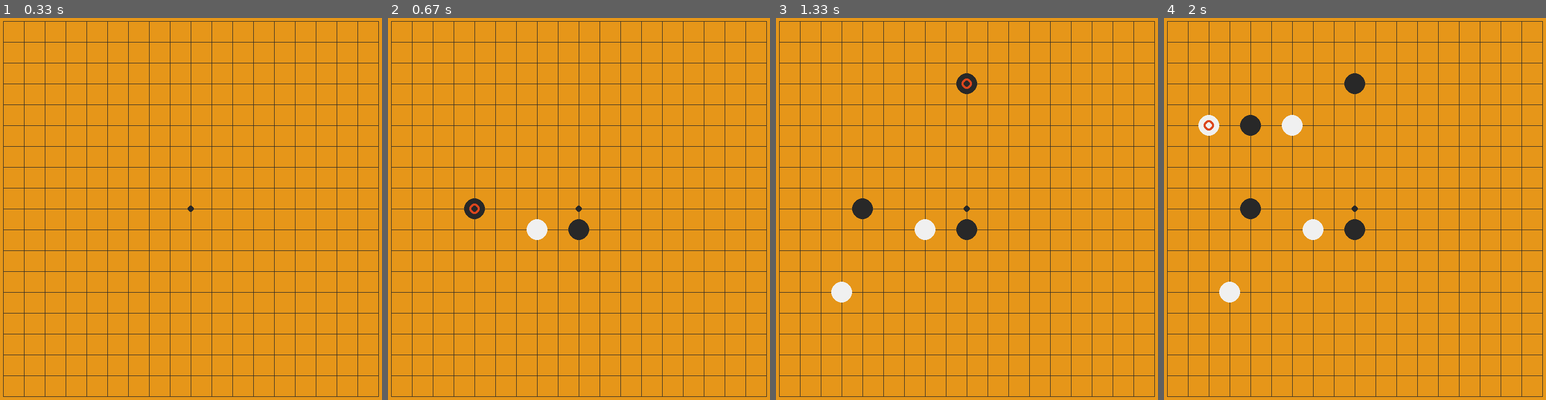
Above: before the commit, frames 1-4 (left to right).
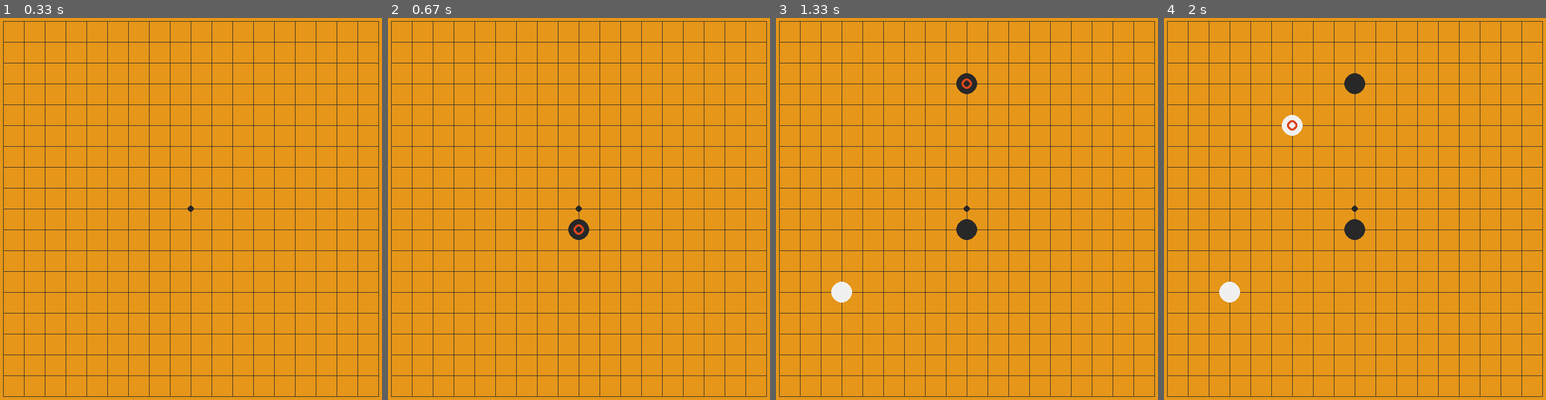
Above: after the commit, the same moments.

Repository: BLSchaf/small__projects
Game: pygame game, started from go_board_class.py
Two runs of this game, one before a commit and one after it. Both use one fixed random seed, a clock stepped at 60 frames per second and the inputs below.
Inputs (mouse positions are in pixels of both pictures, inside the frame that each line leads up to):
- Up to frame 1 (0.33 s): no input
- Up to frame 2 (0.67 s): press the mouse at (579, 235) at 0.37 s; move the mouse to (533, 224) at 0.47 s; release the mouse at (483, 212) at 0.6 s
- Up to frame 3 (1.33 s): click (844, 300) at 0.72 s; click (974, 75) at 1.05 s
- Up to frame 4 (2 s): right-click (1297, 128) at 1.38 s; press the mouse at (1297, 128) at 1.7 s; move the mouse to (1251, 124) at 1.8 s; release the mouse at (1206, 121) at 1.93 s

Frame 1 is identical in both runs. In frame 2, 0.5% of the frame differs, in the area x 19-52%, y 47-59%; in frame 3, 0.4%; in frame 4, 0.9%, in the area x 9-42%, y 25-59%.

Commit message:
scroll through moves

Diff:
--- a/go_board_class.py
+++ b/go_board_class.py
@@ -70,6 +70,8 @@
         pygame.draw.circle(WINDOW, self.color, self.center, RADIUS//3)
 
 
+
+
 class Board():
     def __init__(self):
         self.position = {}
@@ -107,9 +109,9 @@
     # board or node method? -> kinda node
     def update_board(self, node):
         for neighbour in node.neighbours:
-            # suicide without enemy neighbours -> check first for enemy groups, then for self.group
             if node.color != neighbour.color and neighbour.color != None:
                 neighbour.group = neighbour.get_group([])
+
                 if not neighbour.has_liberty():
                     for stone in neighbour.group:
                         self.remove_stone(stone)
@@ -121,9 +123,7 @@
                 self.remove_stone(stone)
 
 
-
-
-    def draw(self, last_stone):
+    def draw(self, moves):
         WINDOW.fill(ORANGE)
         for row in range(ROWS):
             pygame.draw.line(WINDOW,
@@ -137,6 +137,7 @@
                              (col*NODE_WIDTH + RADIUS, 0 + RADIUS),
                              (col*NODE_WIDTH + RADIUS, NODE_WIDTH*ROWS - RADIUS))
 
+        #tengen
         pygame.draw.circle(WINDOW,
                            BLACK,
                            (ROWS//2*NODE_WIDTH + RADIUS, ROWS//2*NODE_WIDTH + RADIUS),
@@ -145,8 +146,9 @@
         for node in self.position.values():
             node.draw()
 
-        if last_stone:
-            last_stone.draw_last_move()
+        if len(moves) > 0:
+            #print(moves[-1].color)
+            moves[-1].draw_last_move()
 
         pygame.display.update()
 
@@ -154,43 +156,48 @@
 
 def main():
     board = Board()
-##    for node in self.position.values():
-##            node.update_neighbours(self)
 
     turn = 'black'
-    last_stone = None
     run = True
+    moves = []
+    moves_cache = []
 
     while run:
-        board.draw(last_stone)
+        board.draw(moves)
 
         for event in pygame.event.get():
             if event.type == pygame.QUIT:
                 run = False
 
-            if pygame.mouse.get_pressed()[0]:
+            if event.type == pygame.MOUSEBUTTONDOWN:
                 pos = pygame.mouse.get_pos()
                 node = board.get_clicked_node(pos)
-                last_stone = node
-
-                if node.color == None:
-                    board.place_stone(node, turn)
-                    turn = 'black' if turn == 'white' else 'white'
-                    board.update_board(node)
-
-            elif pygame.mouse.get_pressed()[1]:
-                #remove last move, not any move clicked on
-                pos = pygame.mouse.get_pos() # redundant
-                node = board.get_clicked_node(pos)
-                print(node)
-                print(node.group, node.has_liberty())
-
-            elif pygame.mouse.get_pressed()[2]:
-                #remove last move, not any move clicked on
-                pos = pygame.mouse.get_pos() # redundant
-                node = board.get_clicked_node(pos)
-                if node.color != None:
-                    board.remove_stone(node)
+                if event.button == 1:
+                    if node.color == None:
+                        board.place_stone(node, turn)
+                        moves.append(node)
+                        turn = 'black' if turn == 'white' else 'white'
+                        board.update_board(node)
+
+                elif event.button == 3:
+                    print(node)
+                    print(node.group, node.has_liberty())
+
+                elif event.button == 4: # scroll up
+                    if len(moves_cache) > 0:
+                        next_move = moves_cache.pop()
+                        moves.append(next_move)
+                        board.place_stone(next_move, turn)
+                        turn = 'black' if turn == 'white' else 'white'
+
+                elif event.button == 5: # scroll down
+                    # *** bring back dead stones ***
+                    if len(moves) > 0:
+                        last_move = moves.pop()
+                        board.remove_stone(last_move)
+                        moves_cache.append(last_move)
+                        turn = 'black' if turn == 'white' else 'white'
+
 
             if event.type == pygame.KEYDOWN:
                 if event.key == pygame.K_ESCAPE:
